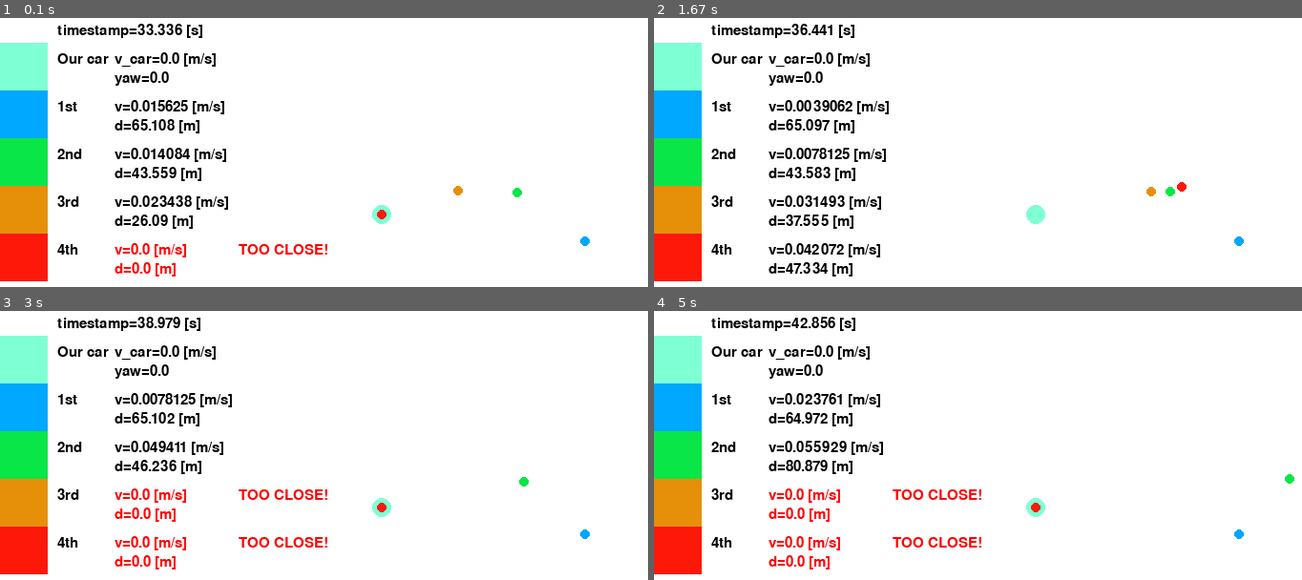
Above: before the commit, frames 1-4 (two rows, left to right).
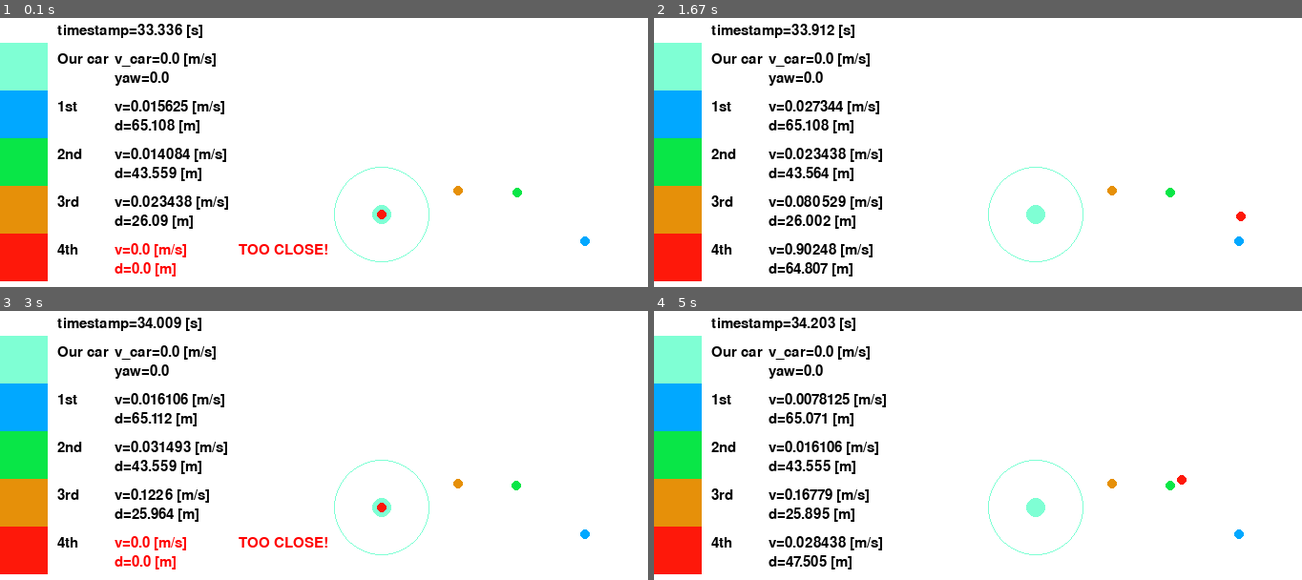
Above: after the commit, the same moments.

Repository: jagger-en/pixel-pirates
Game: pygame game, started from pygame_test.py
The game is run twice, just before and just after one commit, with the same random seed, the same clock (stepped at 60 frames per second) and the same inputs.
Inputs:
- Up to frame 1 (0.1 s): no input
- Up to frame 2 (1.67 s): tap Space at 0.33, 1.23, 1.53 s
- Up to frame 3 (3 s): tap Space at 2.8 s
- Up to frame 4 (5 s): tap Space at 4.3 s

The runs differ from the first frame. In frame 1, 0.1% of the frame differs, in the area x 51-67%, y 55-91%; in frame 2, 2.7%; in frame 3, 2.6%; in frame 4, 3.9%, in the area x 17-99%, y 2-97%.

Commit message:
Visualize ALARM radius

Diff:
--- a/pygame_test.py
+++ b/pygame_test.py
@@ -32,7 +32,7 @@
 
 RADIUS_CAR_CIRCLE_px = 2  # Toyota corolla
 RADIUS_OBJ_CIRCLE_px = 1  # We assume this size of an object
-ALARM_DIST = RADIUS_CAR_CIRCLE_px + RADIUS_CAR_CIRCLE_px * 0.5
+ALARM_DIST = RADIUS_CAR_CIRCLE_px * 5
 
 def calc_magnitude(left, right):
     return math.sqrt(left**2 + right**2)
@@ -64,6 +64,9 @@
 
     for idx, _ in enumerate(normalized_data[0]['pts']):
         for event in pygame.event.get():
+            if event.type == 771:
+                import time
+                time.sleep(1)
             if event.type == pygame.QUIT:
                 pygame.quit()
                 sys.exit()
@@ -132,13 +135,18 @@
                     text_color = (0, 0, 0)
                     dist = calc_dist(0, 0, point['x'], point['y'])
 
-                    if dist <= ALARM_DIST:
+                    if scale_r(dist) <= scale_r(ALARM_DIST) * 1.5 + scale_r(RADIUS_OBJ_CIRCLE_px) * 1.5:
                         text_color = (255, 0, 0)
                         create_text(f'TOO CLOSE!',
                                     (text_x_3, text_y_2_base+text_y_2_fac*(rect_idx + 1)),
                                     text_color)
                         if int(os.getenv('SOUND_ON', 0)) == 1:
                             sound_the_horn()
+
+                    # Radius
+                    pygame.draw.circle(screen, COLOR_CENTER,
+                                       (scale_x(0), scale_y(0)),
+                                       scale_r(ALARM_DIST), width=1)
 
                     create_text(f'v={calc_magnitude(point["vx"], point["vy"]):.5} [m/s]',
                                 (text_x_2, text_y_2_base+text_y_2_fac*(rect_idx + 1)),
